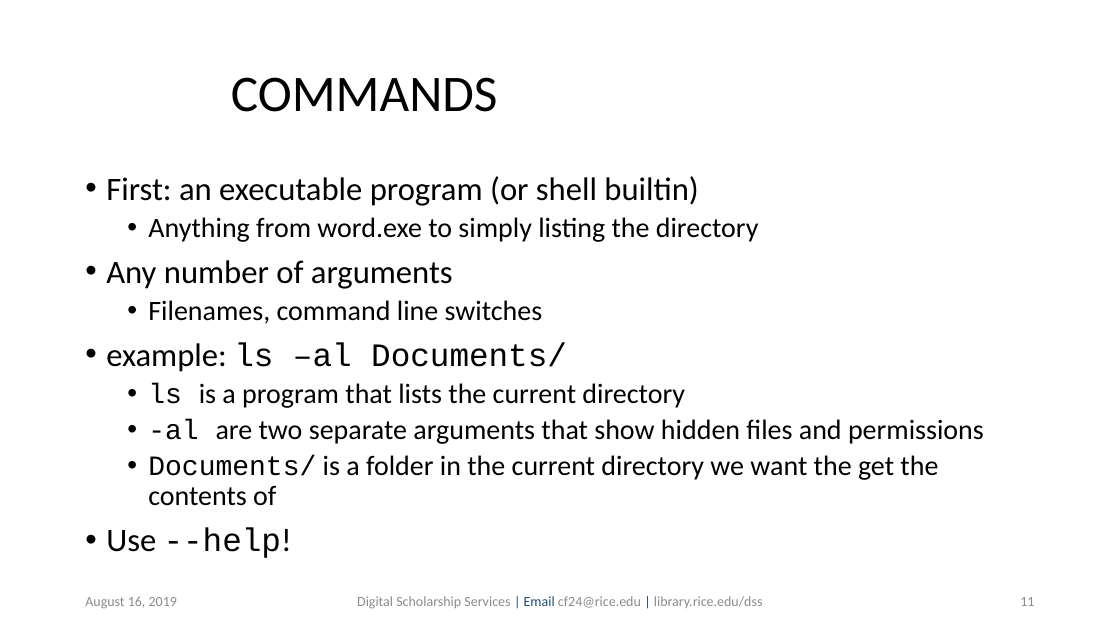
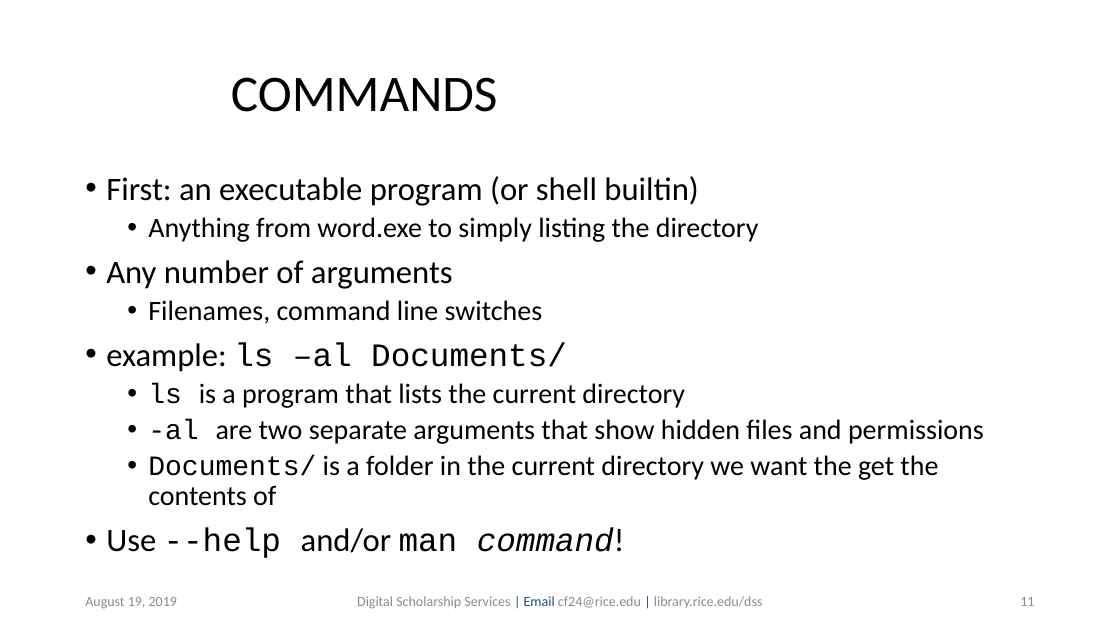
Before and after one commit to bakitybacon/rice-data-and-donuts, a slide deck: slide 11 of bash/Introduction to Bash.pptx. Drawn at 1120x630 pixels with LibreOffice and Linux fonts; fonts in the diff are those of the drawing; background and template pictures are left out. Boxes give left, top, right and bottom in pixels: in the first picture for what was removed or moved away, otherwise in the second. Text is boxed around its words. In the diff, an @@ line names an element or a change of style, - is before the commit and + after.

```diff
--- a/bash/Introduction to Bash.pptx
+++ b/bash/Introduction to Bash.pptx
@@ text at [106, 527, 625, 558]: text changed @@
-• Use --help!
+• Use --help and/or man command!
@@ text at [85, 597, 177, 609]: text changed @@
-August 16, 2019
+August 19, 2019
```
Also in this commit, not shown: 45 other slides changed, 1 slide added.
